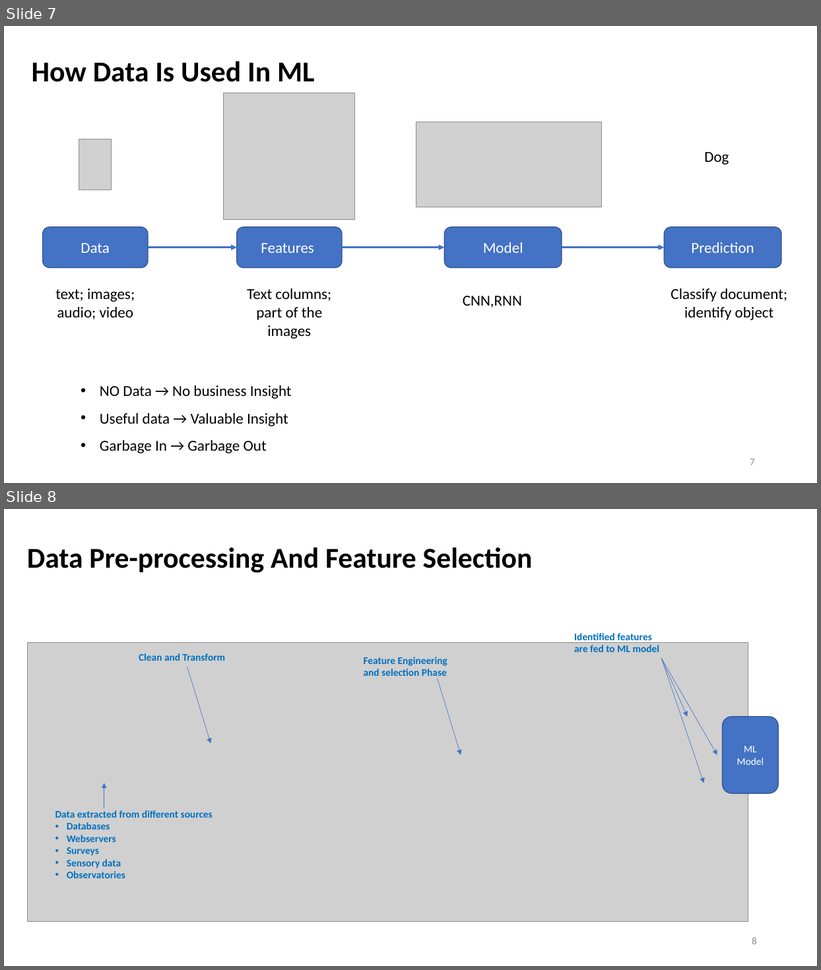
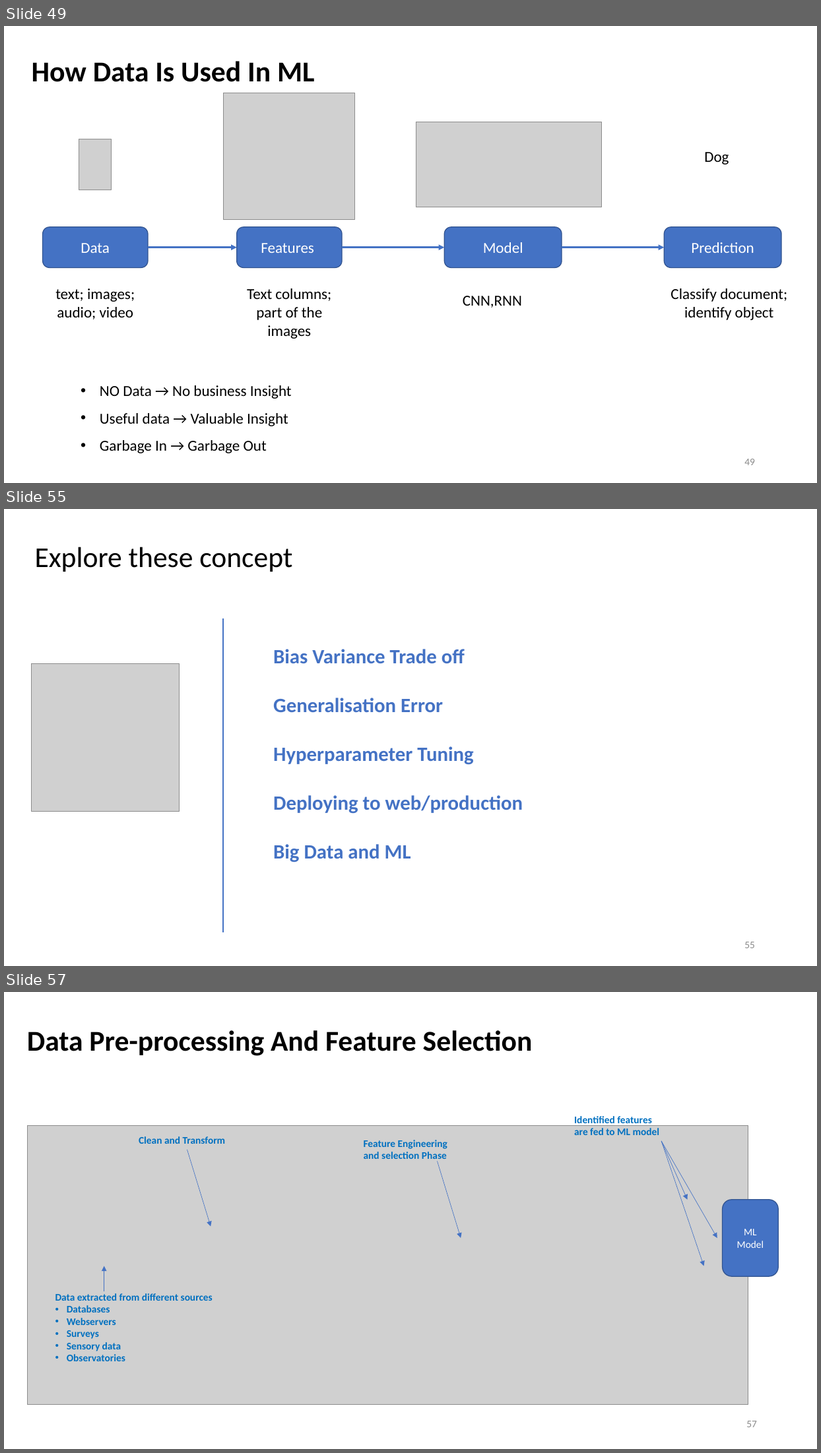
Before and after one commit to khemrajsawant/ML, a slide deck: Machine Learning.pptx. Shown one above the other, each under a label of ours: slides 7 and 8 before the commit, slides 49, 55 and 57 after it; the slides between them are not shown. The pictures are 821x970 and 821x1453 pixels, drawn with LibreOffice and Linux fonts; fonts in the diff are those of the drawing; grey boxes stand for pictures. Boxes give left, top, right and bottom in pixels: in the first picture for what was removed or moved away, otherwise in the second. Text is boxed around its words. In the diff, an @@ line names an element or a change of style, - is before the commit and + after.

```diff
--- a/Machine Learning.pptx
+++ b/Machine Learning.pptx
@@ slide 55 added at (4, 509, 817, 966), background #FFFFFF @@
@@ title added at (35, 547, 292, 572), 34 pt, text #000000 @@
+Explore these concept
@@ line added from (224, 619) to (224, 933), #4472C4 1.5 pt @@
@@ picture added at (32, 664, 179, 811) @@
@@ text added at (273, 649, 523, 862), 24 pt, text #4472C4, bold @@
+Bias Variance Trade off
+Generalisation Error
+Hyperparameter Tuning
+Deploying to web/production
+Big Data and ML
@@ page number added at (745, 942, 755, 949), 12 pt, text #8C8C8C @@
+55
@@ what was slide 7 is now slide 49 @@
@@ page number at (745, 459, 755, 466): text changed @@
-7
+49
@@ what was slide 8 is now slide 57 @@
@@ page number at (746, 1421, 757, 1428): text changed @@
-8
+57
```
Also in this commit, not shown: 2 slides changed, 48 other slides added.
